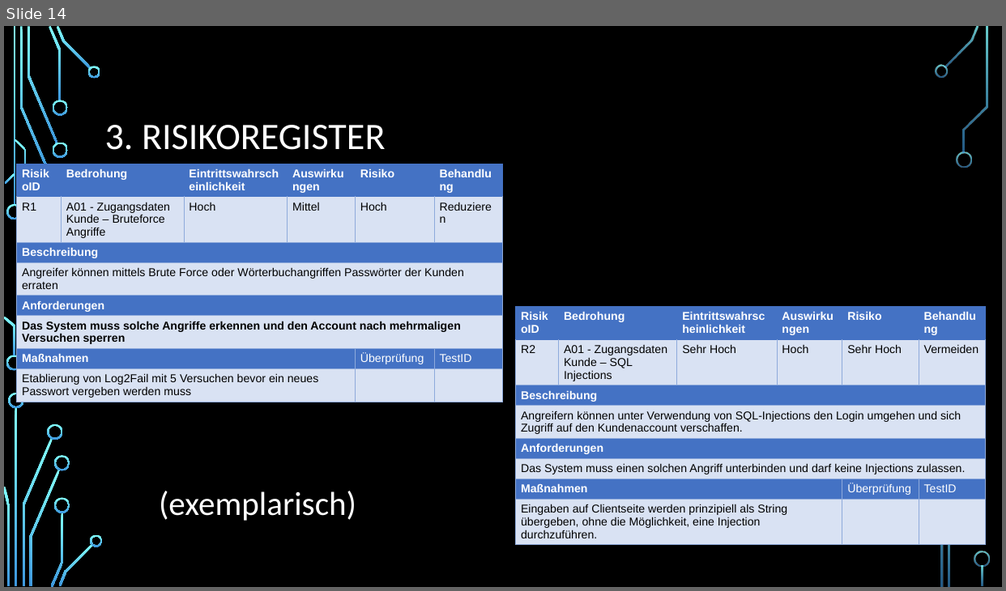
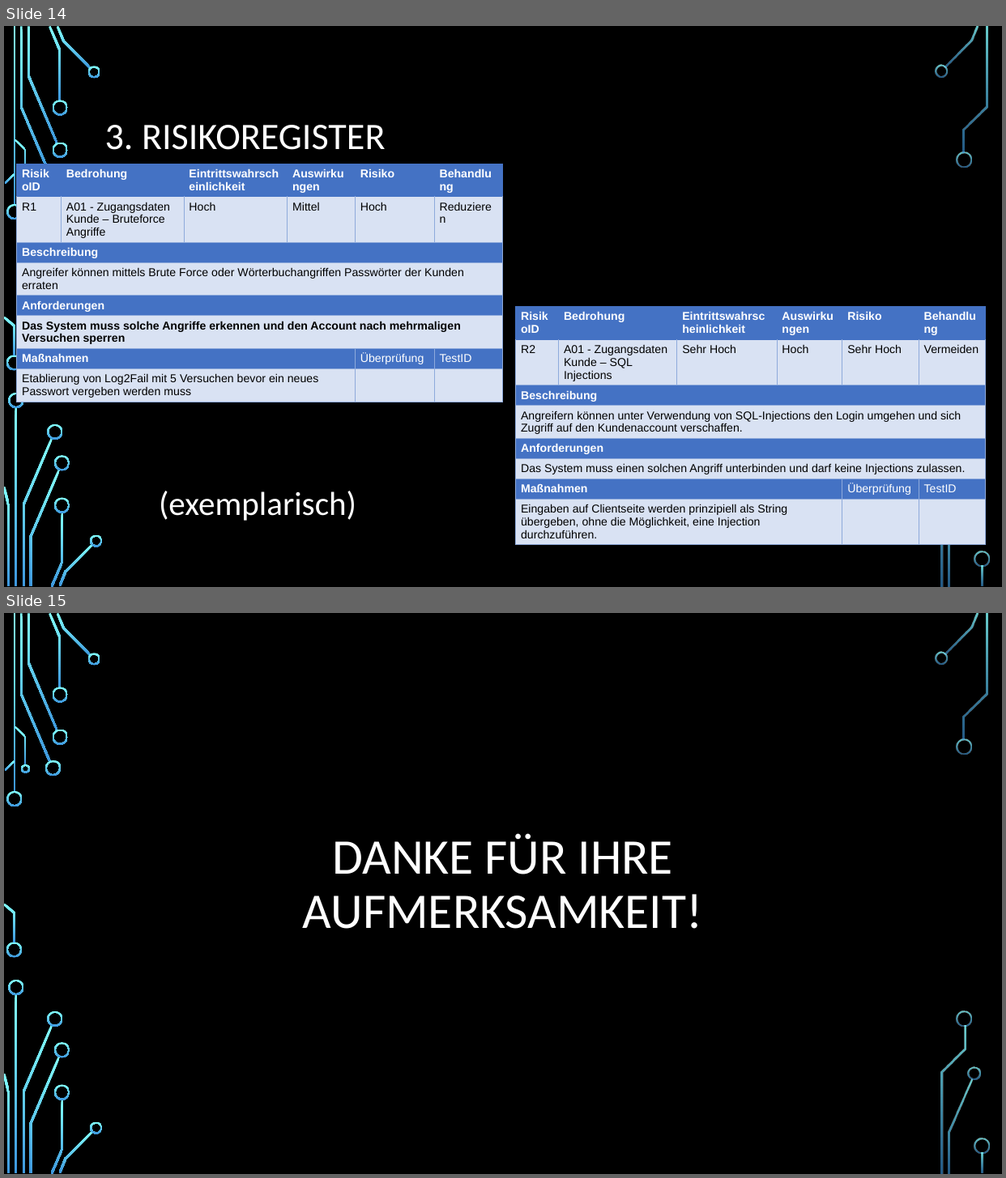
Before and after one commit to CelMur/TINF21CS2_Security_by_Design_Gruppenprojekt, a slide deck: Documentation/2023_10_26_SBD_Präsentation_final.pptx. Shown one above the other, each under a label of ours: slide 14 before the commit, slides 14 and 15 after it. The pictures are 1006x591 and 1006x1178 pixels, drawn with LibreOffice and Linux fonts; fonts in the diff are those of the drawing; background and template pictures are left out. Boxes give left, top, right and bottom in pixels: in the first picture for what was removed or moved away, otherwise in the second. Text is boxed around its words. In the diff, an @@ line names an element or a change of style, - is before the commit and + after.

```diff
--- a/Documentation/2023_10_26_SBD_Präsentation_final.pptx
+++ b/Documentation/2023_10_26_SBD_Präsentation_final.pptx
@@ slide 15 added at <box>4,613,1002,1174</box>, background picture (left out); not listed: 36 template elements that a slide beside it also shows @@
@@ text added at <box>303,833,702,929</box>, 48 pt, text #FFFFFF @@
+DANKE FÜR IHRE
+AUFMERKSAMKEIT!
```
